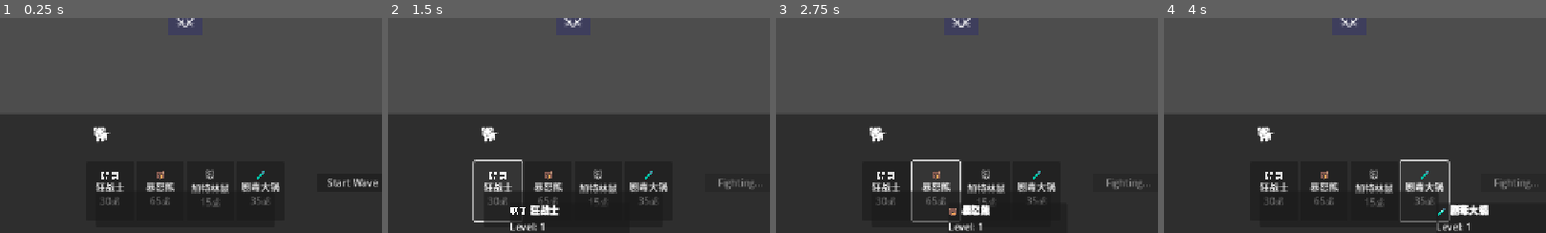
Above: before the commit, frames 1-4 (left to right).
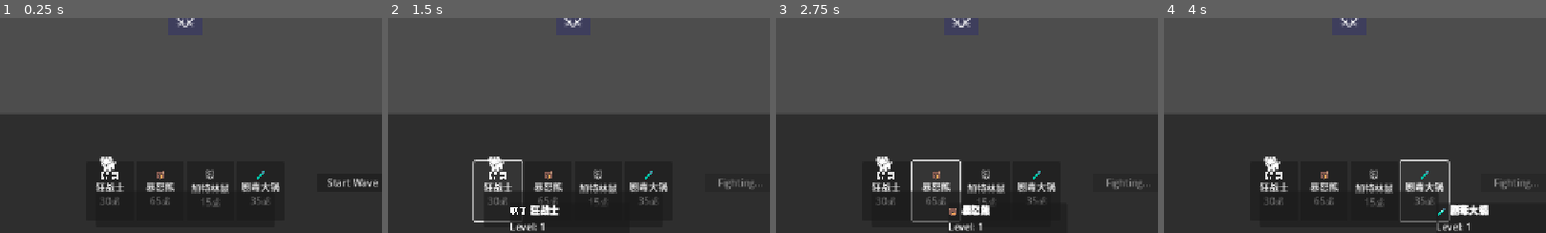
Above: after the commit, the same moments.

Repository: seekerzz/tower-html
Game: Godot game, scene res://src/Scenes/Tests/TestBenchScene.tscn
The game is run twice, just before and just after one commit, with the same random seed, the same clock (stepped at 60 frames per second) and the same inputs. The project has no main scene, so this scene is started directly.
Inputs:
- Up to frame 1 (0.25 s): no input
- Up to frame 2 (1.5 s): click "Start Wave" at 0.5 s; click "🗡️ 狂战士 30💰" at 1.25 s
- Up to frame 3 (2.75 s): click "🐻 暴怒熊 65💰" at 2 s
- Up to frame 4 (4 s): click "🐭 加特林鼠 15💰" at 2.75 s; click "🧪 剧毒大锅 35💰" at 3.5 s
The pictures show only the part of the screen within x 26-76%, y 50-100%; the shares and areas given below are measured in that part.

The runs differ from the first frame. In frame 1, 0.5% of the frame differs, in the area x 24-31%, y 50-72%; in frame 2, 0.4%; in frame 3, 0.5%; in frame 4, 0.5%.
Error in both runs: Invalid access to property or key '1,1' on a base object of type 'Dictionary'. (res://src/Scripts/TestBenchScene.gd:30)

Commit message:
Refactor Bench UI into separate component and fix sell logic

Diff:
--- a/src/Scenes/Game/MainGame.tscn
+++ b/src/Scenes/Game/MainGame.tscn
@@ -5,6 +5,7 @@
 [ext_resource type="PackedScene" uid="uid://combat123" path="res://src/Scenes/Game/CombatManager.tscn" id="3_combat"]
 [ext_resource type="PackedScene" uid="uid://drawmanager_v1" path="res://src/Scenes/Game/DrawManager.tscn" id="6_draw"]
 [ext_resource type="PackedScene" uid="uid://shop123" path="res://src/Scenes/UI/Shop.tscn" id="4_shop"]
+[ext_resource type="PackedScene" uid="uid://benchui00001" path="res://src/Scenes/UI/Bench.tscn" id="5_bench"]
 [ext_resource type="PackedScene" uid="uid://gui123" path="res://src/Scenes/UI/MainGUI.tscn" id="5_gui"]
 
 [node name="MainGame" type="Node2D"]
@@ -24,4 +25,6 @@
 
 [node name="Shop" parent="CanvasLayer" instance=ExtResource("4_shop")]
 
+[node name="Bench" parent="CanvasLayer" instance=ExtResource("5_bench")]
+
 [node name="MainGUI" parent="CanvasLayer" instance=ExtResource("5_gui")]
--- /dev/null
+++ b/src/Scenes/UI/Bench.tscn
@@ -0,0 +1,27 @@
+[gd_scene load_steps=2 format=3 uid="uid://benchui00001"]
+
+[ext_resource type="Script" path="res://src/Scripts/UI/Bench.gd" id="1_bench"]
+
+[node name="Bench" type="Control"]
+layout_mode = 3
+anchors_preset = 7
+anchor_left = 0.5
+anchor_top = 1.0
+anchor_right = 0.5
+anchor_bottom = 1.0
+offset_left = -160.0
+offset_top = -140.0
+offset_right = 160.0
+offset_bottom = -80.0
+grow_horizontal = 2
+grow_vertical = 0
+script = ExtResource("1_bench")
+
+[node name="Container" type="HBoxContainer" parent="."]
+layout_mode = 1
+anchors_preset = 15
+anchor_right = 1.0
+anchor_bottom = 1.0
+grow_horizontal = 2
+grow_vertical = 2
+alignment = 1
--- a/src/Scripts/MainGame.gd
+++ b/src/Scripts/MainGame.gd
@@ -3,6 +3,7 @@
 @onready var grid_manager = $GridManager
 @onready var combat_manager = $CombatManager
 @onready var shop = $CanvasLayer/Shop
+@onready var bench_ui = $CanvasLayer/Bench
 @onready var main_gui = $CanvasLayer/MainGUI
 
 # Bench
@@ -53,4 +54,5 @@
 	return false
 
 func update_bench_ui():
-	shop.update_bench_ui(bench)
+	if bench_ui:
+		bench_ui.update_bench_ui(bench)
--- /dev/null
+++ b/src/Scripts/UI/Bench.gd
@@ -0,0 +1,48 @@
+extends Control
+
+@onready var container = $Container
+const BENCH_UNIT_SCRIPT = preload("res://src/Scripts/UI/BenchUnit.gd")
+
+func update_bench_ui(bench_data: Array):
+	if !container: return
+
+	for child in container.get_children():
+		child.queue_free()
+
+	for i in range(bench_data.size()):
+		var data = bench_data[i]
+		if data != null:
+			var item = Control.new()
+			item.set_script(BENCH_UNIT_SCRIPT)
+			item.setup(data.key, i)
+			container.add_child(item)
+		else:
+			var placeholder = Control.new()
+			placeholder.custom_minimum_size = Vector2(60, 60)
+
+			var rect = Panel.new()
+			var style = StyleBoxFlat.new()
+			style.bg_color = Color(0, 0, 0, 0.3)
+			style.border_width_left = 2
+			style.border_width_top = 2
+			style.border_width_right = 2
+			style.border_width_bottom = 2
+			style.border_color = Color(1, 1, 1, 0.3)
+			style.set_corner_radius_all(4)
+
+			rect.add_theme_stylebox_override("panel", style)
+			rect.anchors_preset = 15
+
+			placeholder.add_child(rect)
+			container.add_child(placeholder)
+
+func _can_drop_data(at_position, data):
+	if !data or !data.has("source"): return false
+	# Can accept from Grid
+	if data.source == "grid": return true
+	return false
+
+func _drop_data(at_position, data):
+	if data.source == "grid":
+		if GameManager.main_game:
+			GameManager.main_game.try_add_to_bench_from_grid(data.unit)
--- a/src/Scripts/UI/Shop.gd
+++ b/src/Scripts/UI/Shop.gd
@@ -10,13 +10,10 @@
 @onready var refresh_btn = $Panel/RefreshButton
 @onready var expand_btn = $Panel/ExpandButton
 @onready var start_wave_btn = $Panel/StartWaveButton
-@onready var bench_container = $Panel/BenchContainer
 
 var sell_zone = null
 
 signal unit_bought(unit_key)
-
-const BENCH_UNIT_SCRIPT = preload("res://src/Scripts/UI/BenchUnit.gd")
 
 func _ready():
 	GameManager.resource_changed.connect(update_ui)
@@ -46,37 +43,6 @@
 
 func update_ui():
 	gold_label.text = "💰 %d" % GameManager.gold
-
-func update_bench_ui(bench_data: Array):
-	for child in bench_container.get_children():
-		child.queue_free()
-
-	for i in range(bench_data.size()):
-		var data = bench_data[i]
-		if data != null:
-			var item = Control.new()
-			item.set_script(BENCH_UNIT_SCRIPT)
-			item.setup(data.key, i)
-			bench_container.add_child(item)
-		else:
-			var placeholder = Control.new()
-			placeholder.custom_minimum_size = Vector2(60, 60)
-
-			var rect = Panel.new()
-			var style = StyleBoxFlat.new()
-			style.bg_color = Color(0, 0, 0, 0.3)
-			style.border_width_left = 2
-			style.border_width_top = 2
-			style.border_width_right = 2
-			style.border_width_bottom = 2
-			style.border_color = Color(1, 1, 1, 0.3)
-			style.set_corner_radius_all(4)
-
-			rect.add_theme_stylebox_override("panel", style)
-			rect.anchors_preset = 15
-
-			placeholder.add_child(rect)
-			bench_container.add_child(placeholder)
 
 func refresh_shop(force: bool = false):
 	if !force and GameManager.gold < 10: return
@@ -157,28 +123,30 @@
 	if GameManager.grid_manager:
 		GameManager.grid_manager.toggle_expansion_mode()
 
-# Drag and Drop for Shop (Grid -> Bench / Sell)
+# Drag and Drop for Shop (Sell)
 func _can_drop_data(at_position, data):
 	if !data or !data.has("source"): return false
-	if data.source == "grid": return true
+	if data.source == "grid" or data.source == "bench": return true
 	return false
 
 func _drop_data(at_position, data):
-	if data.source == "grid":
-		# Check if over Sell Zone
-		var global_mouse = get_global_mouse_position()
-		if sell_zone.get_global_rect().has_point(global_mouse):
-			_handle_sell(data.unit)
-		else:
-			# Default: Try to add to bench
-			if GameManager.main_game:
-				GameManager.main_game.try_add_to_bench_from_grid(data.unit)
+	var global_mouse = get_global_mouse_position()
+	# Check if over Sell Zone
+	if sell_zone.get_global_rect().has_point(global_mouse):
+		if data.source == "grid":
+			_handle_sell_grid(data.unit)
+		elif data.source == "bench":
+			_handle_sell_bench(data)
+	else:
+		# If NOT over sell zone, and it came from grid, we do NOT handle it here.
+		# It should be handled by Bench or Grid. Shop only handles Selling or nothing (from grid).
+		# Original code had fallback to bench, but now Bench is separate.
+		pass
 
-func _handle_sell(unit):
+func _handle_sell_grid(unit):
 	var cost = unit.unit_data.cost
-	var refund = floor(cost * 0.5) # 50% refund?
-	GameManager.gain_gold(refund)
-	GameManager.spawn_floating_text(unit.global_position, "+%d G" % refund, Color.GOLD)
+	var refund = floor(cost * 0.5)
+	_complete_sell(refund, unit.global_position)
 
 	# Clear from grid
 	var w = unit.unit_data.size.x
@@ -186,3 +154,19 @@
 	GameManager.grid_manager._clear_tiles_occupied(unit.grid_pos.x, unit.grid_pos.y, w, h)
 	unit.queue_free()
 	GameManager.grid_manager.recalculate_buffs()
+
+func _handle_sell_bench(data):
+	var key = data.key
+	var proto = Constants.UNIT_TYPES[key]
+	var cost = proto.cost
+	var refund = floor(cost * 0.5)
+
+	# Position for floating text? Use mouse position
+	_complete_sell(refund, get_global_mouse_position())
+
+	if GameManager.main_game:
+		GameManager.main_game.remove_from_bench(data.index)
+
+func _complete_sell(amount, pos):
+	GameManager.gain_gold(amount)
+	GameManager.spawn_floating_text(pos, "+%d G" % amount, Color.GOLD)
